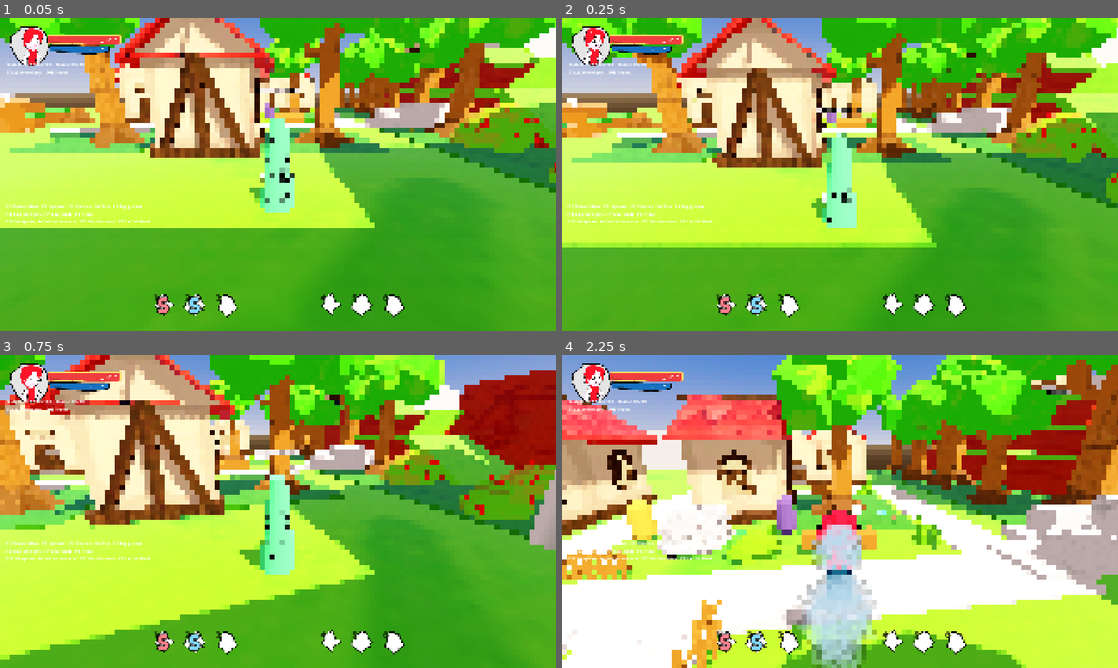
Above: before the commit, frames 1-4 (two rows, left to right).
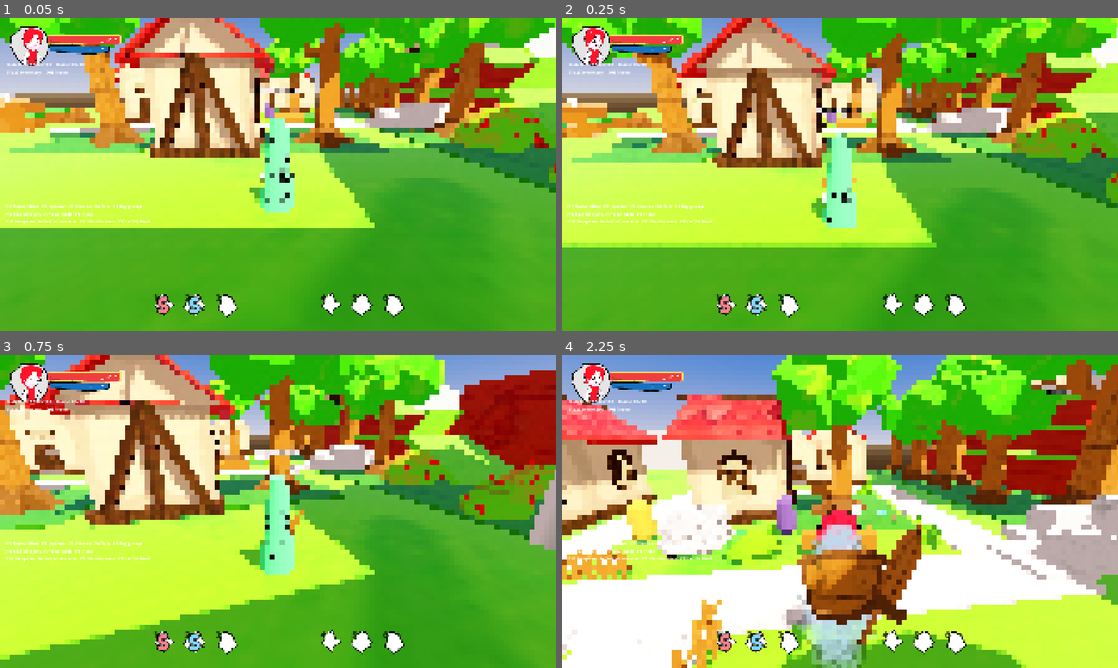
Above: after the commit, the same moments.

Repository: doggoanim/Krits
Game: Godot game, scene res://main.tscn
Two runs of this game, one before a commit and one after it. Both use one fixed random seed, a clock stepped at 60 frames per second and the inputs below. This scene is started directly instead of the project's main scene. Sound files missing from this copy of the repository are replaced by a short silence.
Inputs (mouse positions are in pixels of both pictures, inside the frame that each line leads up to):
- Up to frame 1 (0.05 s): no input
- Up to frame 2 (0.25 s): no input
- Up to frame 3 (0.75 s): tap Enter at 0.5 s; move the mouse to (305, 511) at 0.52 s; hold W (move_forward) from 0.53 s (still down); hold Ctrl (crouch_pound) from 0.53 s (still down); click (305, 511) at 0.67 s
- Up to frame 4 (2.25 s): keep holding W (move_forward); tap Space (jump) at 0.77, 1.52 s; move the mouse to (812, 511) at 1.27 s; release Ctrl (crouch_pound) at 1.28 s; tap E (interact) at 1.35 s; move the mouse to (851, 505) at 2.02 s; hold Shift (roll_dive) from 2.03 s (still down)

Frame 1 is identical in both runs. In frame 2, less than 0.1% of the frame differs, in the area x 44-53%, y 51-63%; in frame 3, less than 0.1%; in frame 4, 4.4%, in the area x 42-65%, y 54-93%.
Error after the commit: Invalid access to property or key 'visual' on a base object of type 'Nil'. (res://player/gear_display.gd:57)

Commit message:
Worn gear display: floating shield behind the player with the weapon hanging off it (swing spring); wooden sword/shield models
Co-Authored-By: Claude Sonnet 5.5 <noreply@anthropic.com>
Claude-Session: https://claude.ai/code/session_01TYpdm1jACUqsWG6yyTxbgm

Diff:
--- a/equipment/equipment_data.gd
+++ b/equipment/equipment_data.gd
@@ -12,6 +12,16 @@
 @export var display_name := ""
 @export var price := 0
 
+## 3D look while worn (optional). Shields float behind the player and the
+## weapon hangs off the back of the shield — see player/gear_display.gd.
+## Offset/rotation are relative to that anchor, so they can be tuned per
+## item; `model_scale` is applied on top of whatever size the glb was
+## exported at.
+@export var model: PackedScene
+@export var model_scale := 1.0
+@export var model_offset := Vector3.ZERO
+@export var model_rotation_deg := Vector3.ZERO
+
 ## Flavor text, read from data/descriptions.cfg ([gear] section).
 func flavor() -> String:
 	return Descriptions.text("gear", id)
--- a/equipment/equipment_library.gd
+++ b/equipment/equipment_library.gd
@@ -51,6 +51,7 @@
 	s.display_name = "Buckler"
 	s.price = 0
 	s.shield_bonus = 0.0
+	_look(s, "shield_wooden", 0.26, Vector3.ZERO, Vector3.ZERO)
 	return s
 
 static func round_shield() -> ShieldData:
@@ -80,6 +81,8 @@
 	w.price = 0
 	w.kind = WeaponData.Kind.SWORD
 	w.damage_bonus = 0.0
+	# Hangs behind the shield with the blade angled up over its upper edge.
+	_look(w, "sword_wooden", 0.3, Vector3(0.1, -0.3, -0.12), Vector3(0.0, 0.0, -35.0))
 	return w
 
 static func steel_sword() -> WeaponData:
@@ -128,3 +131,16 @@
 	for w in all_weapons():
 		if w.id == item_id: return w
 	return null
+
+# ---------------------------------------------------------------- worn look
+## Attaches assets/equipments/<file>.glb (if it exists) as the item's worn
+## model. A missing file just means "nothing shown" — never an error.
+static func _look(item: EquipmentData, file: String, model_scale: float,
+		offset: Vector3, rotation_deg: Vector3) -> void:
+	var path := "res://assets/equipments/%s.glb" % file
+	if not ResourceLoader.exists(path):
+		return
+	item.model = load(path)
+	item.model_scale = model_scale
+	item.model_offset = offset
+	item.model_rotation_deg = rotation_deg
--- /dev/null
+++ b/player/floating_anchor.gd
@@ -0,0 +1,31 @@
+class_name FloatingAnchor
+extends Node3D
+## A point that trails the player at a fixed offset with a little lag and a
+## gentle bob, so anything parented to it looks like it's floating rather
+## than bolted on. Position and facing each ease toward their target at their
+## own speed; the pieces of worn gear are just children of one of these.
+
+@export var position_follow := 14.0   ## higher = tighter (1/seconds-ish)
+@export var turn_follow := 8.0
+@export var bob_height := 0.025
+@export var bob_speed := 2.2
+
+var _bob_t := randf() * TAU
+
+func _ready() -> void:
+	top_level = true   # world-space: follows by script, not by inheriting the player's motion
+
+## Snaps to the target immediately (spawn, teleport).
+func snap_to(target_pos: Vector3, yaw: float) -> void:
+	global_position = target_pos
+	global_rotation = Vector3(0.0, yaw, 0.0)
+
+## Call every frame with where the anchor *should* be. Returns the anchor's
+## world velocity this frame (handy for swinging things hung off it).
+func follow(target_pos: Vector3, yaw: float, delta: float) -> Vector3:
+	_bob_t += delta * bob_speed
+	target_pos += Vector3.UP * sin(_bob_t) * bob_height
+	var before := global_position
+	global_position = before.lerp(target_pos, 1.0 - exp(-position_follow * delta))
+	global_rotation.y = lerp_angle(global_rotation.y, yaw, 1.0 - exp(-turn_follow * delta))
+	return (global_position - before) / maxf(delta, 0.0001)
--- /dev/null
+++ b/player/gear_display.gd
@@ -0,0 +1,106 @@
+class_name GearDisplay
+extends Node3D
+## Shows what the player has equipped as a floating rig behind them:
+##
+##   Player ──(lagged follow)──> shield anchor (FloatingAnchor)
+##                                  ├─ shield model
+##                                  └─ weapon pivot ── weapon model (swings)
+##
+## The shield floats at the player's back; the weapon hangs off the back of
+## the shield, so it inherits the shield's lag and adds its own pendulum
+## swing. Models, scale, offset and tilt come from EquipmentData
+## (model / model_scale / model_offset / model_rotation_deg) — add a .glb to
+## an item in EquipmentLibrary and it appears here. Armor is not handled yet.
+##
+## Rebuilds itself whenever the equipped shield/weapon changes
+## (Events.stats_changed). Created by Player.
+
+@export var shield_rest := Vector3(0.0, 1.15, 0.55)   ## relative to the player's facing; +Z is behind
+@export var swing_strength := 0.06     ## radians of weapon swing per m/s of anchor speed
+@export var swing_max := 0.7           ## radians
+@export var swing_follow := 12.0       ## spring stiffness (higher = snappier)
+@export var swing_spring := 4.0        ## damping (higher = settles faster, less wobble)
+
+var _player: Player
+var _anchor: FloatingAnchor
+var _weapon_pivot: Node3D
+var _shield_model: Node3D
+var _weapon_model: Node3D
+var _shield_id: StringName = &"?"
+var _weapon_id: StringName = &"?"
+var _swing := Vector2.ZERO        ## (pitch, roll) offset of the weapon
+var _swing_vel := Vector2.ZERO
+
+func setup(player: Player) -> void:
+	_player = player
+
+func _ready() -> void:
+	_anchor = FloatingAnchor.new()
+	_anchor.name = "ShieldAnchor"
+	add_child(_anchor)
+	_weapon_pivot = Node3D.new()
+	_weapon_pivot.name = "WeaponPivot"
+	_anchor.add_child(_weapon_pivot)
+	Events.stats_changed.connect(_refresh)
+	_refresh()
+	_anchor.snap_to(_target_position(), _target_yaw())
+
+func _physics_process(delta: float) -> void:
+	if _player == null or _player.visual == null:
+		return
+	var vel := _anchor.follow(_target_position(), _target_yaw(), delta)
+	_update_swing(vel, delta)
+
+# ---------------------------------------------------------------- follow
+
+func _target_yaw() -> float:
+	return _player.visual.global_rotation.y
+
+func _target_position() -> Vector3:
+	var facing_basis := Basis(Vector3.UP, _target_yaw())
+	return _player.global_position + facing_basis * shield_rest
+
+## The weapon is a damped spring: anchor motion (in the anchor's own frame)
+## pulls it off-centre, so it trails when you run, kicks when you stop, and
+## settles back.
+func _update_swing(world_vel: Vector3, delta: float) -> void:
+	var local := _anchor.global_basis.inverse() * world_vel
+	# forward/back speed pitches the weapon, sideways speed rolls it
+	var target := Vector2(
+		clampf(local.z * swing_strength, -swing_max, swing_max),
+		clampf(-local.x * swing_strength, -swing_max, swing_max))
+	var accel := (target - _swing) * swing_follow * swing_follow - _swing_vel * 2.0 * swing_spring
+	_swing_vel += accel * delta
+	_swing += _swing_vel * delta
+	_weapon_pivot.rotation = Vector3(_swing.x, 0.0, _swing.y)
+
+# ---------------------------------------------------------------- equipment
+
+func _refresh() -> void:
+	var stats := Game.stats
+	var shield := stats.equipped_shield
+	var weapon := stats.equipped_weapon
+	var shield_id := shield.id if shield else &""
+	var weapon_id := weapon.id if weapon else &""
+	if shield_id != _shield_id:
+		_shield_id = shield_id
+		_shield_model = _swap(_shield_model, _anchor, shield)
+	if weapon_id != _weapon_id:
+		_weapon_id = weapon_id
+		_weapon_model = _swap(_weapon_model, _weapon_pivot, weapon)
+
+## Frees `old`, instances `item`'s model under `parent` (if it has one) with
+## the item's scale/offset/tilt applied, and returns it (or null).
+func _swap(old: Node3D, parent: Node3D, item: EquipmentData) -> Node3D:
+	if old and is_instance_valid(old):
+		old.queue_free()
+	if item == null or item.model == null:
+		return null
+	var node := item.model.instantiate() as Node3D
+	if node == null:
+		return null
+	node.scale = Vector3.ONE * item.model_scale
+	node.position = item.model_offset
+	node.rotation_degrees = item.model_rotation_deg
+	parent.add_child(node)
+	return node
--- a/player/player.gd
+++ b/player/player.gd
@@ -59,6 +59,7 @@
 
 var camera_rig: CameraRig
 var visual: PlayerVisual
+var gear: GearDisplay   ## floating shield + weapon behind the player
 var effects: PlayerEffects
 var audio: PlayerAudio
 var xray: PlayerXray
@@ -174,6 +175,10 @@
 
 	visual = PlayerVisual.new()
 	add_child(visual)
+
+	gear = GearDisplay.new()
+	add_child(gear)
+	gear.setup(self)
 
 	effects = PlayerEffects.new()
 	add_child(effects)
